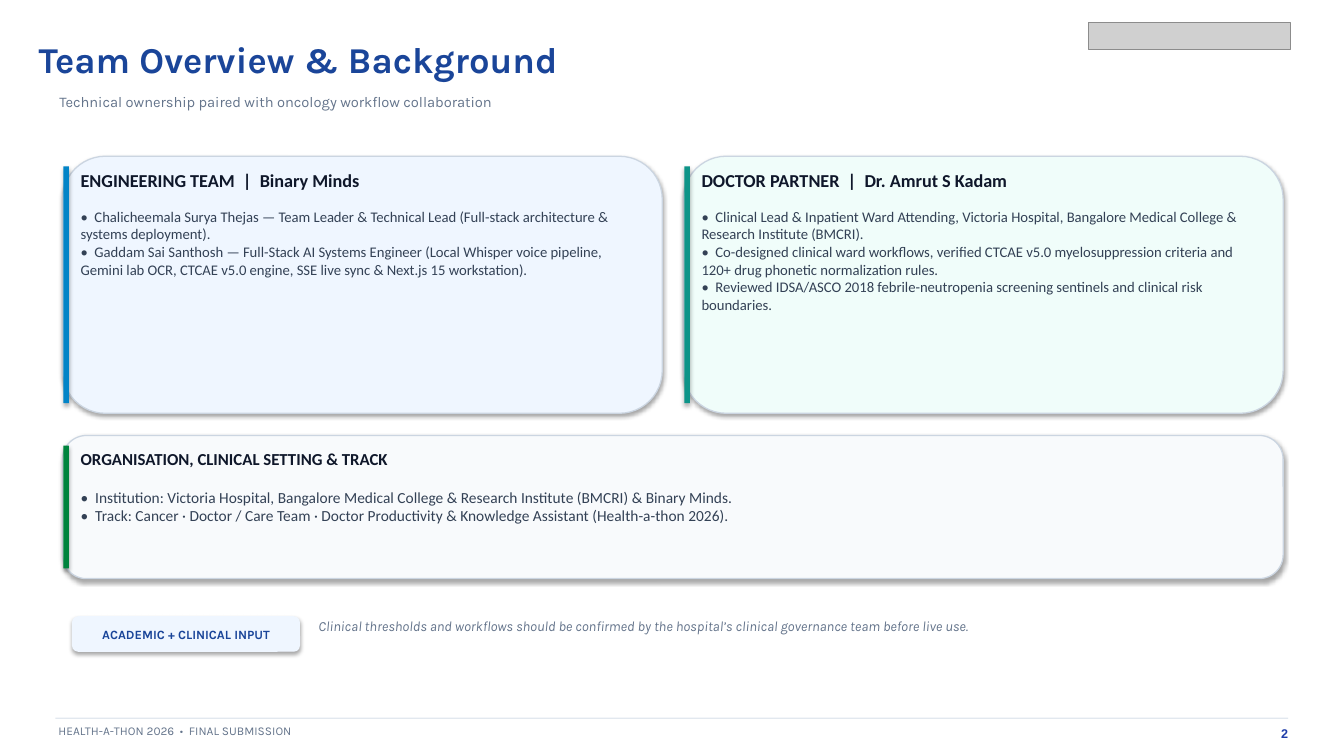
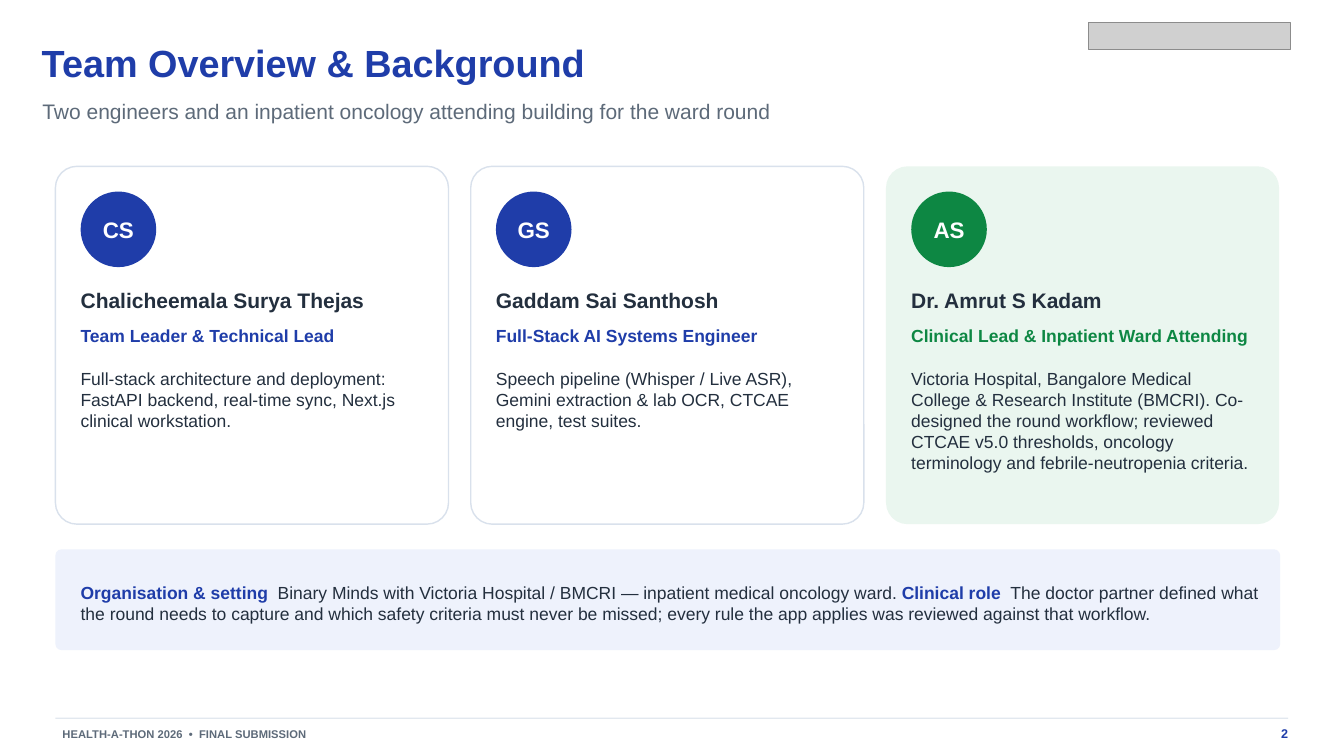
Before and after one commit to santhoshh005/Rounds_AI, a slide deck: slide 2 of docs/submissions/Deliverable_3_Final_Presentation_BinaryMinds_1RKUPH.pptx. Drawn at 1344x756 pixels with LibreOffice and Linux fonts; fonts in the diff are those of the drawing; grey boxes stand for pictures. Boxes give left, top, right and bottom in pixels: in the first picture for what was removed or moved away, otherwise in the second. Text is boxed around its words. In the diff, an @@ line names an element or a change of style, - is before the commit and + after.

Commit message:
feat: round history, accounts, truthful analytics, mobile nav, submission docs
- Station: fixed admission baseline, round history with "Start next round",
  plain "Bed · Name" patient selector, demo-only scenario dictations and guide
- Accounts: real Firebase sign-in/sign-up; profile from the signed-in user;
  isolated per-user workspaces; demo data never loaded into accounts
- Analytics: KPIs computed from recorded rounds, real cycle progress, no fake
  sync buttons, carried-forward values marked and not plotted, offline insight
  states only recorded data, consistent demo seed grades
- Backend: SSE bedside-sync relay (cross-device), grounded analytics prompt
- Fix hydration mismatch, honest speech-privacy copy (Whisper vs Live ASR),
  phone bottom navigation and drawer sizing
- Docs: README rewrite, MIT LICENSE, final deck and two-page brief on the
  Health-a-thon templates, new walkthrough video script
- Repo hygiene: tighter .gitignore, stop tracking generated next-env.d.ts

```diff
--- a/docs/submissions/Deliverable_3_Final_Presentation_BinaryMinds_1RKUPH.pptx
+++ b/docs/submissions/Deliverable_3_Final_Presentation_BinaryMinds_1RKUPH.pptx
@@ text "Team Overview & Background" at bbox=[42, 49, 584, 85]: size 26 to 27 pt, font Karla to Arial, text colour #1A4599 to #1F3DA9; less space between paragraphs @@
@@ text at bbox=[42, 104, 770, 124]: text changed; size 10.5 to 15 pt; font Karla to Arial; text colour #64748B to #5D6A79 @@
-Technical ownership paired with oncology workflow collaboration
+Two engineers and an inpatient oncology attending building for the ward round
@@ rounded rectangle: place and size @@
-rounded rectangle at bbox=[63, 156, 662, 413]
+rounded rectangle at bbox=[55, 166, 449, 524]
@@ rounded rectangle at bbox=[55, 166, 449, 524]: fill #EFF6FF to #FFFFFF; outline #CBD5E1 0.9 pt to #D9E1EC 1 pt; shadow off; proportions changed @@
@@ rectangle removed at bbox=[64, 166, 70, 403] @@
@@ text removed at bbox=[81, 174, 359, 190] @@
-ENGINEERING TEAM | Binary Minds
@@ rounded rectangle added at bbox=[471, 166, 864, 524], fill #FFFFFF, outline #D9E1EC 1 pt @@
@@ rounded rectangle removed at bbox=[684, 156, 1284, 413] @@
@@ rectangle removed at bbox=[685, 166, 691, 403] @@
@@ rounded rectangle added at bbox=[886, 166, 1279, 524], fill #EAF6EF @@
@@ rounded rectangle added at bbox=[81, 192, 156, 267], fill #1F3DA9, 16 pt, text #FFFFFF, bold @@
+CS
@@ rounded rectangle added at bbox=[496, 192, 572, 267], fill #1F3DA9, 16 pt, text #FFFFFF, bold @@
+GS
@@ rounded rectangle added at bbox=[911, 192, 987, 267], fill #0D8743, 16 pt, text #FFFFFF, bold @@
+AS
@@ text removed at bbox=[702, 212, 1233, 310] @@
-• Clinical Lead & Inpatient Ward Attending, Victoria Hospital, Bangalore Medical College & Research Institute (BMCRI).
-• Co-designed clinical ward workflows, verified CTCAE v5.0 myelosuppression criteria and 120+ drug phonetic normalization rules.
-• Reviewed IDSA/ASCO 2018 febrile-neutropenia screening sentinels and clinical risk boundaries.
@@ text added at bbox=[81, 292, 363, 312], 15 pt, text #232F3E, bold @@
+Chalicheemala Surya Thejas
@@ text added at bbox=[496, 292, 719, 309], 15 pt, text #232F3E, bold @@
+Gaddam Sai Santhosh
@@ text at bbox=[911, 292, 1102, 308]: text changed; size 13 to 15 pt; font Calibri to Arial; text colour #0F172A to #232F3E @@
-DOCTOR PARTNER | Dr. Amrut S Kadam
+Dr. Amrut S Kadam
@@ text at bbox=[81, 329, 335, 342]: text changed; size 10.5 to 12.5 pt; font Calibri to Arial; text colour #334155 to #1F3DA9; bold on @@
-• Chalicheemala Surya Thejas — Team Leader & Technical Lead (Full-stack architecture & systems deployment).
-• Gaddam Sai Santhosh — Full-Stack AI Systems Engineer (Local Whisper voice pipeline, Gemini lab OCR, CTCAE v5.0 engine, SSE live sync & Next.js 15 workstation).
+Team Leader & Technical Lead
@@ text added at bbox=[496, 329, 758, 346], 12.5 pt, text #1F3DA9, bold @@
+Full-Stack AI Systems Engineer
@@ text at bbox=[911, 329, 1248, 346]: text changed; size 9 to 12.5 pt; font Karla to Arial; text colour #1A4599 to #0D8743 @@
-ACADEMIC + CLINICAL INPUT
+Clinical Lead & Inpatient Ward Attending
@@ text "Clinical Lead & Inpatient Ward ..." at bbox=[911, 329, 1248, 346]: vertical alignment middle to top @@
@@ text added at bbox=[81, 372, 395, 427], 12.5 pt, text #232F3E @@
+Full-stack architecture and deployment: FastAPI backend, real-time sync, Next.js clinical workstation.
@@ text added at bbox=[496, 372, 793, 431], 12.5 pt, text #232F3E @@
+Speech pipeline (Whisper / Live ASR), Gemini extraction & lab OCR, CTCAE engine, test suites.
@@ text at bbox=[911, 372, 1248, 473]: text changed; size 10 to 12.5 pt; font Karla to Arial; text colour #64748B to #232F3E; italic off @@
-Clinical thresholds and workflows should be confirmed by the hospital’s clinical governance team before live use.
+Victoria Hospital, Bangalore Medical College & Research Institute (BMCRI). Co-designed the round workflow; reviewed CTCAE v5.0 thresholds, oncology terminology and febrile-neutropenia criteria.
@@ rectangle removed at bbox=[64, 446, 70, 569] @@
@@ text removed at bbox=[81, 454, 388, 467] @@
-ORGANISATION, CLINICAL SETTING & TRACK
@@ text removed at bbox=[95, 492, 732, 524] @@
-• Institution: Victoria Hospital, Bangalore Medical College & Research Institute (BMCRI) & Binary Minds.
-• Track: Cancer · Doctor / Care Team · Doctor Productivity & Knowledge Assistant (Health-a-thon 2026).
@@ rounded rectangle: place and size @@
-rounded rectangle at bbox=[63, 436, 1284, 579]
+rounded rectangle at bbox=[55, 549, 1280, 650]
@@ rounded rectangle at bbox=[55, 549, 1280, 650]: fill #F8FAFC to #EEF2FC; outline #CBD5E1 0.9 pt to none; shadow off; proportions changed @@
@@ text added at bbox=[81, 586, 1258, 624], 12.5 pt, text #232F3E @@
+Organisation & setting Binary Minds with Victoria Hospital / BMCRI — inpatient medical oncology ward. Clinical role The doctor partner defined what the round needs to capture and which safety criteria must never be missed; every rule the app applies was reviewed against that workflow.
@@ rounded rectangle removed at bbox=[73, 617, 299, 651] @@
@@ text "HEALTH-A-THON 2026 • FINAL SUBMISSION" at bbox=[62, 730, 306, 738]: size 8.5 to 8 pt, font Karla to Arial, text colour #64748B to #5D6A79, bold on; less space between paragraphs @@
```
Also in this commit, not shown: 5 other slides changed, 7 slides added, 6 slides removed, 17 other files.
